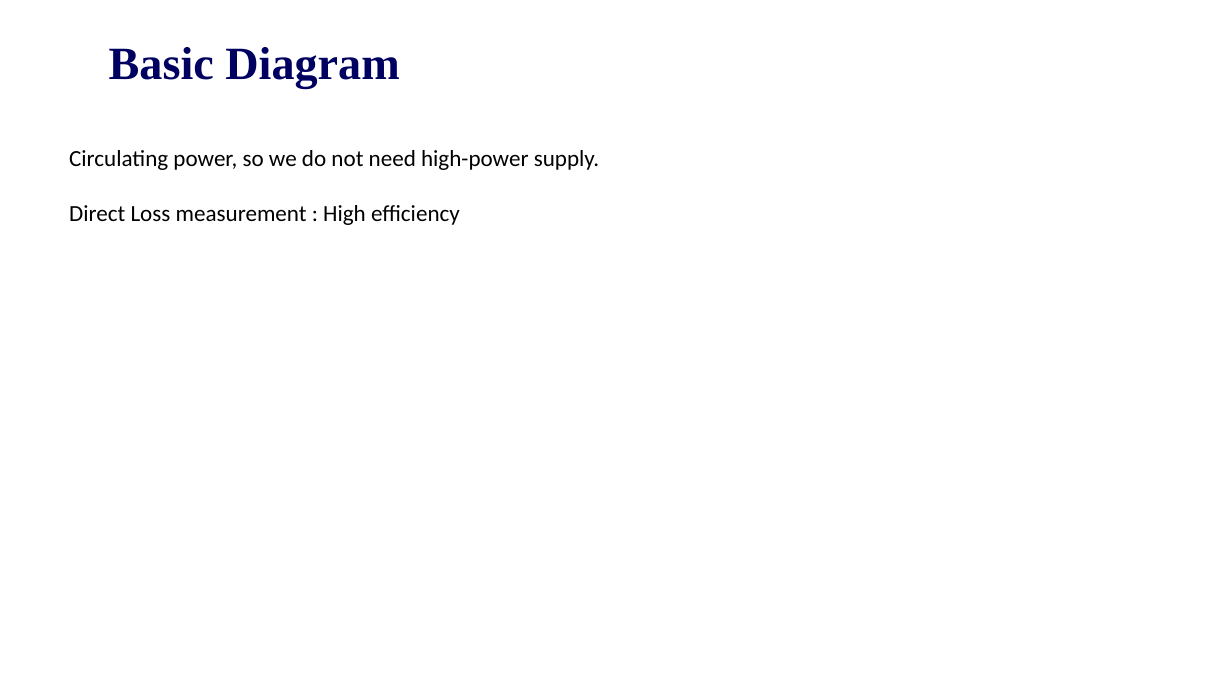
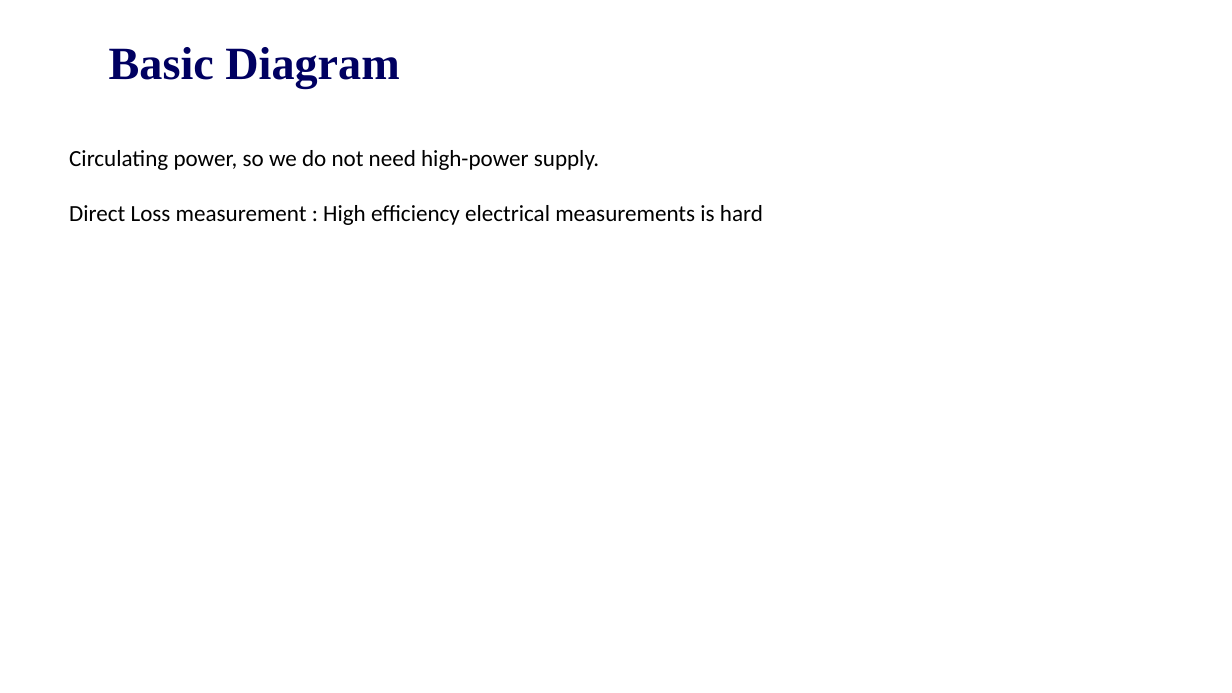
Before and after one commit to EnesAyaz/KTH, a slide deck: slide 2 of Weekly-Reports/Back-to-Back-Inverter.pptx. Drawn at 1232x693 pixels with LibreOffice and Linux fonts; fonts in the diff are those of the drawing; background and template pictures are left out. Boxes give left, top, right and bottom in pixels: in the first picture for what was removed or moved away, otherwise in the second. Text is boxed around its words. In the diff, an @@ line names an element or a change of style, - is before the commit and + after.

Commit message:
presentation about scania visit

```diff
--- a/Weekly-Reports/Back-to-Back-Inverter.pptx
+++ b/Weekly-Reports/Back-to-Back-Inverter.pptx
@@ text at <box>69,205,763,225</box>: text changed @@
-Direct Loss measurement : High efficiency
+Direct Loss measurement : High efficiency electrical measurements is hard
```
Also in this commit, not shown: 19 other files.
